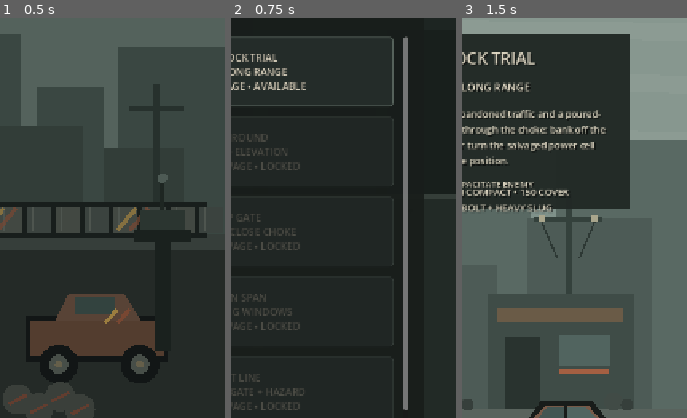
Above: before the commit, frames 1-3 (left to right).
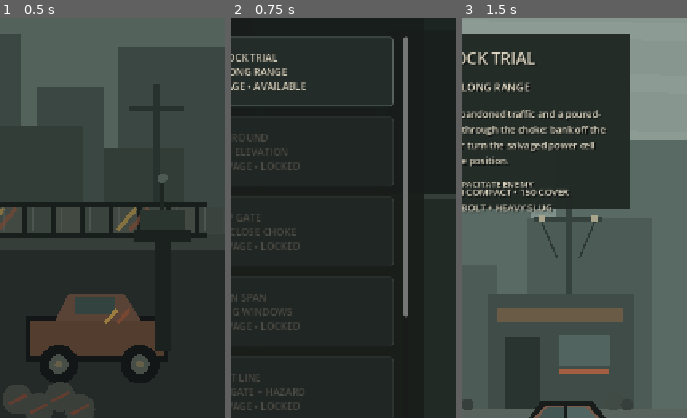
Above: after the commit, the same moments.

Repository: phantompixel-developer/FortKnocks
Game: Godot game, scene res://game/core/app.tscn
Same seed, same stepped clock (60 frames per second), same inputs: the game is played once before the commit and once after it.
Inputs:
- Up to frame 1 (0.5 s): no input
- Up to frame 2 (0.75 s): click "COMMAND BOARD CHOOSE THE NEXT…" at 0.5 s
- Up to frame 3 (1.5 s): click "01 ROADBLOCK TRIAL EAST ROAD …" at 1.25 s
The pictures show only the part of the screen within x 50-100%, y 24-74%; the shares and areas given below are measured in that part.

Frame 1 is identical in both runs. In frame 2, 0.5% of the frame differs, in the area x 76-79%, y 74-98%; in frame 3, nothing differs.

Commit message:
feat: register Suburbs campaign slice

Diff:
--- a/game/campaign/encounter_catalog.gd
+++ b/game/campaign/encounter_catalog.gd
@@ -7,6 +7,8 @@
 const BrokenSpan := preload("res://game/campaign/missions/broken_span.tres")
 const DepotLine := preload("res://game/campaign/missions/depot_line.tres")
 const OutskirtsCheckpoint := preload("res://game/campaign/missions/outskirts_checkpoint.tres")
+const SuburbsDeadAir := preload("res://game/campaign/missions/suburbs_dead_air.tres")
+const SuburbsCrossroads := preload("res://game/campaign/missions/suburbs_crossroads.tres")
 
 static func all() -> Array[MissionDefinition]:
 	var missions: Array[MissionDefinition] = []
@@ -16,6 +18,8 @@
 	missions.append(BrokenSpan as MissionDefinition)
 	missions.append(DepotLine as MissionDefinition)
 	missions.append(OutskirtsCheckpoint as MissionDefinition)
+	missions.append(SuburbsDeadAir as MissionDefinition)
+	missions.append(SuburbsCrossroads as MissionDefinition)
 	return missions
 
 static func by_id(mission_id: String) -> MissionDefinition:
